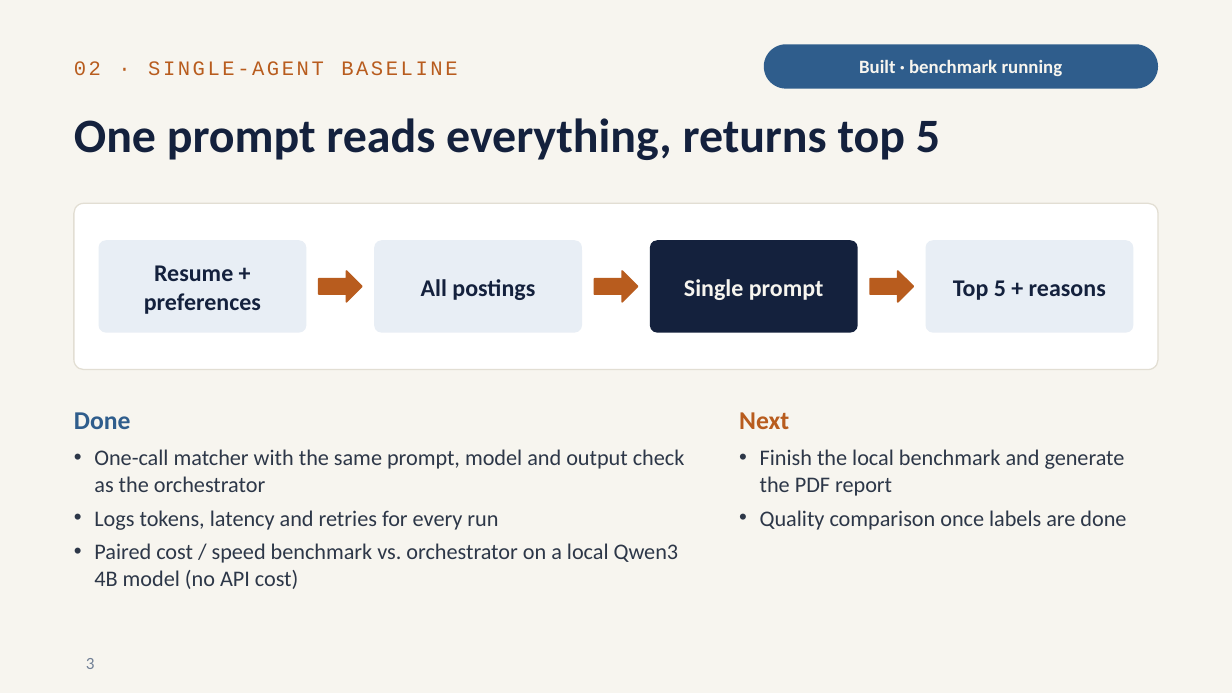
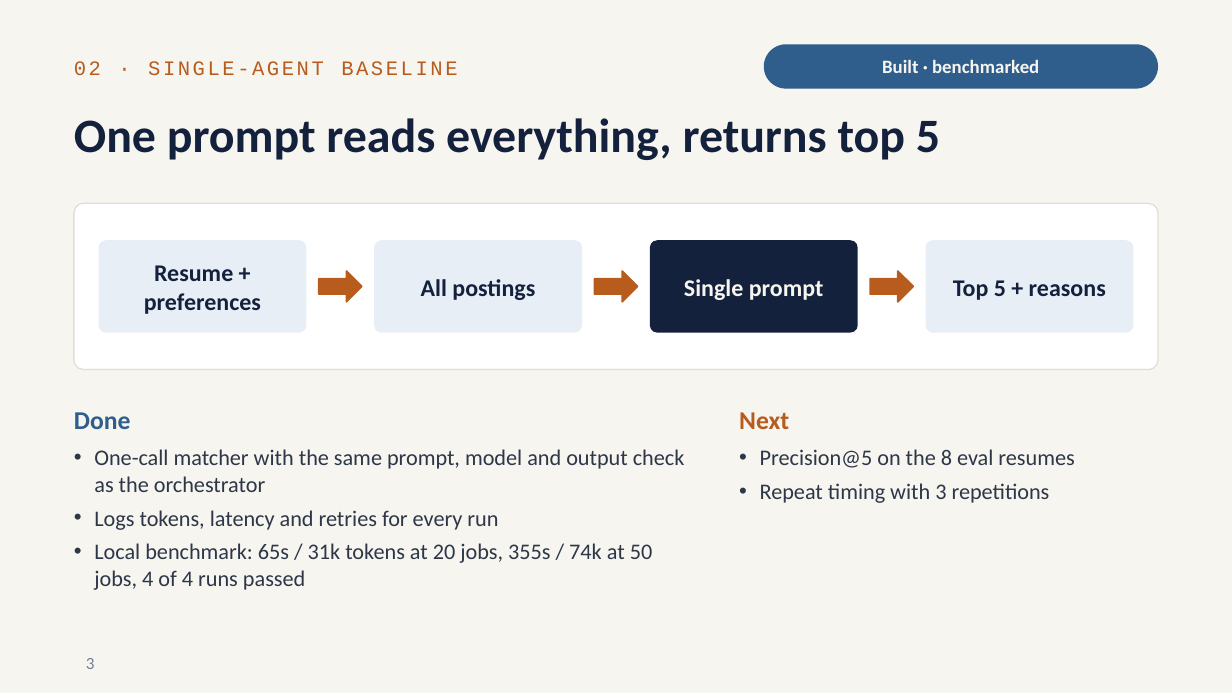
Before and after one commit to RitvikNeerattil/agentic_resume_matcher, a slide deck: slide 3 of progress_update_2026-10.pptx. Drawn at 1232x693 pixels with LibreOffice and Linux fonts; fonts in the diff are those of the drawing. Boxes give left, top, right and bottom in pixels: in the first picture for what was removed or moved away, otherwise in the second. Text is boxed around its words. In the diff, an @@ line names an element or a change of style, - is before the commit and + after.

```diff
--- a/progress_update_2026-10.pptx
+++ b/progress_update_2026-10.pptx
@@ text in rounded rectangle at (x1=882, y1=60, x2=1039, y2=73): text changed @@
-Built · benchmark running
+Built · benchmarked
@@ text at (x1=760, y1=449, x2=1074, y2=503): text changed @@
-• Finish the local benchmark and generate the PDF report
-• Quality comparison once labels are done
+• Precision@5 on the 8 eval resumes
+• Repeat timing with 3 repetitions
@@ text at (x1=94, y1=543, x2=653, y2=590): text changed @@
-• Paired cost / speed benchmark vs. orchestrator on a local Qwen3 4B model (no API cost)
+• Local benchmark: 65s / 31k tokens at 20 jobs, 355s / 74k at 50 jobs, 4 of 4 runs passed
```
Also in this commit, not shown: 2 other slides changed, 1 slide added, 5 other files.
